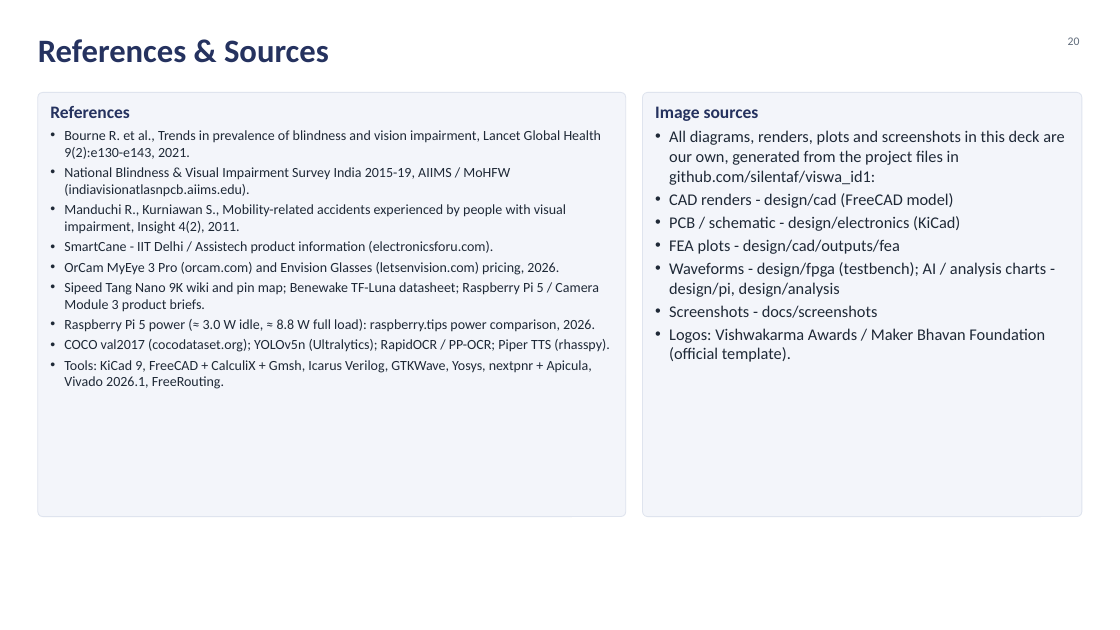
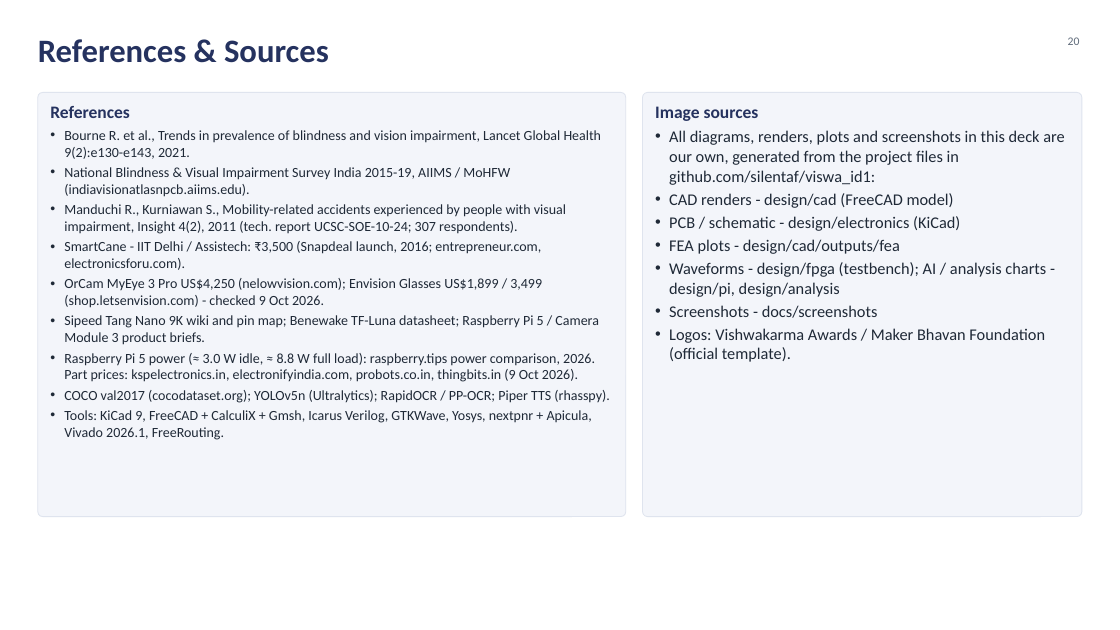
Before and after one commit to silentaf/viswa_id1, a slide deck: slide 20 of ppt/VisionAid_Stage2_Design_Deck.pptx. Drawn at 1120x630 pixels with LibreOffice and Linux fonts; fonts in the diff are those of the drawing; background and template pictures are left out. Boxes give left, top, right and bottom in pixels: in the first picture for what was removed or moved away, otherwise in the second. Text is boxed around its words. In the diff, an @@ line names an element or a change of style, - is before the commit and + after.

```diff
--- a/ppt/VisionAid_Stage2_Design_Deck.pptx
+++ b/ppt/VisionAid_Stage2_Design_Deck.pptx
@@ text at (64, 204, 566, 308): text changed @@
-• Manduchi R., Kurniawan S., Mobility-related accidents experienced by people with visual impairment, Insight 4(2), 2011.
-• SmartCane - IIT Delhi / Assistech product information (electronicsforu.com).
-• OrCam MyEye 3 Pro (orcam.com) and Envision Glasses (letsenvision.com) pricing, 2026.
+• Manduchi R., Kurniawan S., Mobility-related accidents experienced by people with visual impairment, Insight 4(2), 2011 (tech. report UCSC-SOE-10-24; 307 respondents).
+• SmartCane - IIT Delhi / Assistech: ₹3,500 (Snapdeal launch, 2016; entrepreneur.com, electronicsforu.com).
+• OrCam MyEye 3 Pro US$4,250 (nelowvision.com); Envision Glasses US$1,899 / 3,499 (shop.letsenvision.com) - checked 9 Oct 2026.
@@ text at (64, 353, 595, 382): text changed @@
-• Raspberry Pi 5 power (≈ 3.0 W idle, ≈ 8.8 W full load): raspberry.tips power comparison, 2026.
+• Raspberry Pi 5 power (≈ 3.0 W idle, ≈ 8.8 W full load): raspberry.tips power comparison, 2026. Part prices: kspelectronics.in, electronifyindia.com, probots.co.in, thingbits.in (9 Oct 2026).
```
Also in this commit, not shown: 12 other slides changed, 21 other files.
